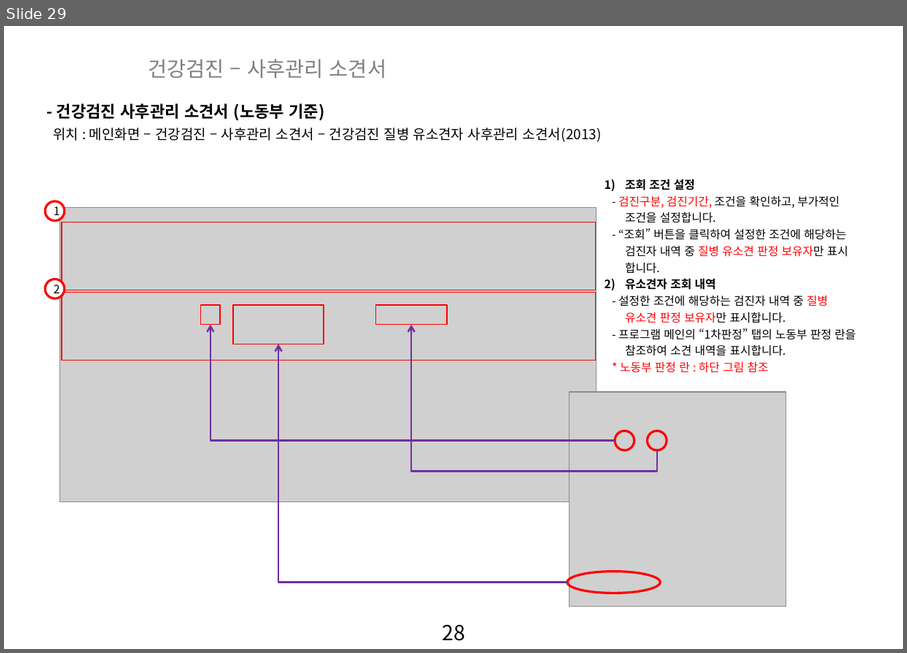
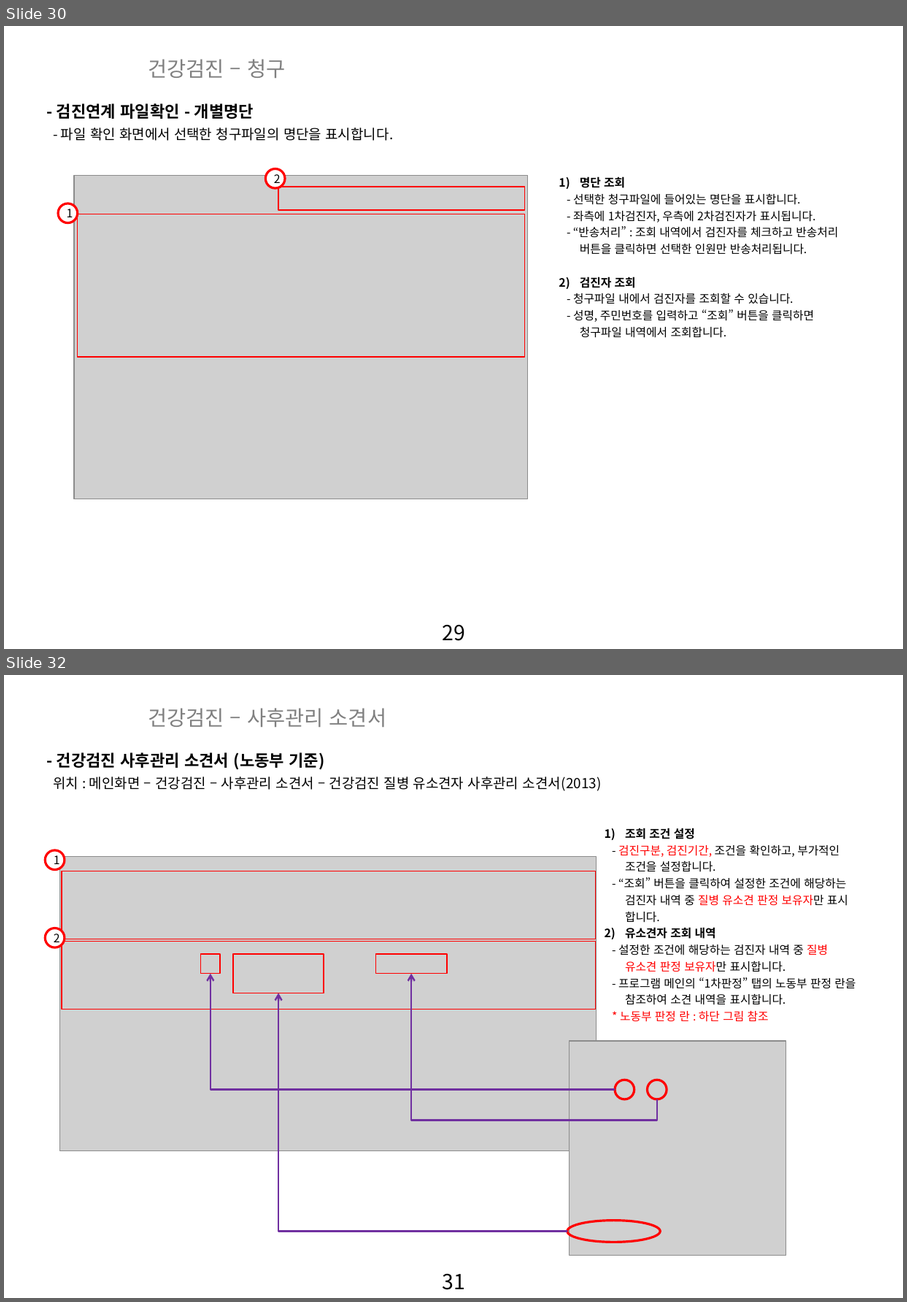
Before and after one commit to zooxop/ailiss_manual, a slide deck: manual/앨리스_매뉴얼_작업중.pptx. Shown one above the other, each under a label of ours: slide 29 before the commit, slides 30 and 32 after it; the slides between them are not shown. The pictures are 907x653 and 907x1302 pixels, drawn with LibreOffice and Linux fonts; fonts in the diff are those of the drawing; grey boxes stand for pictures; background and template pictures are left out. Boxes give left, top, right and bottom in pixels: in the first picture for what was removed or moved away, otherwise in the second. Text is boxed around its words. In the diff, an @@ line names an element or a change of style, - is before the commit and + after.

Commit message:
건강검진 메뉴 완성.

```diff
--- a/manual/앨리스_매뉴얼_작업중.pptx
+++ b/manual/앨리스_매뉴얼_작업중.pptx
@@ slide 30 added at <box>4,26,903,649</box>, background picture (left out); not listed: 1 template element that a slide beside it also shows @@
@@ text added at <box>148,59,285,78</box>, 18 pt, text #808080 @@
+건강검진 – 청구
@@ text added at <box>57,103,254,119</box>, 14 pt, text #000000, bold @@
+- 검진연계 파일확인 - 개별명단
@@ text added at <box>61,127,394,141</box>, 12 pt, text #000000 @@
+- 파일 확인 화면에서 선택한 청구파일의 명단을 표시합니다.
@@ picture added at <box>74,176,527,499</box> @@
@@ ellipse added at <box>265,169,285,188</box>, fill #FFFFFF, outline #FF0000 2 pt, 10 pt, text #000000 @@
+2
@@ text added at <box>573,176,838,338</box>, 10 pt, text #000000 @@
+1) 명단 조회
+- 선택한 청구파일에 들어있는 명단을 표시합니다.
+- 좌측에 1차검진자, 우측에 2차검진자가 표시됩니다.
+- “반송처리” : 조회 내역에서 검진자를 체크하고 반송처리 버튼을 클릭하면 선택한 인원만 반송처리됩니다.
+2) 검진자 조회
+- 청구파일 내에서 검진자를 조회할 수 있습니다.
+- 성명, 주민번호를 입력하고 “조회” 버튼을 클릭하면
+청구파일 내역에서 조회합니다.
@@ rectangle added at <box>279,187,525,211</box>, outline #FF0000 1 pt @@
@@ ellipse added at <box>58,203,77,223</box>, fill #FFFFFF, outline #FF0000 2 pt, 10 pt, text #000000 @@
+1
@@ rectangle added at <box>78,214,525,357</box>, outline #FF0000 1 pt @@
@@ what was slide 29 is now slide 32 @@
@@ page number at <box>443,1273,466,1290</box>: text changed @@
-28
+31
```
Also in this commit, not shown: 1 slide changed, 4 other slides added.
